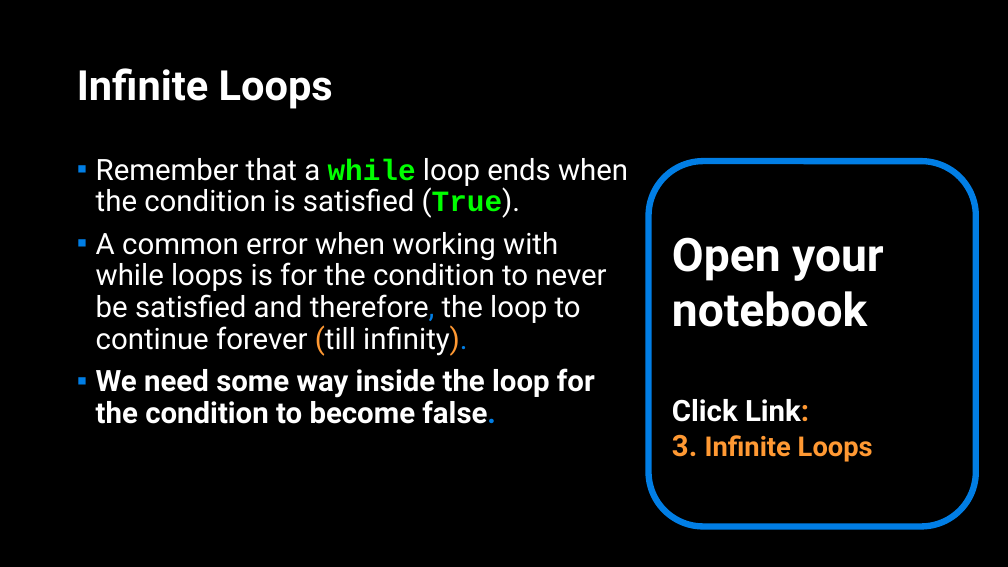
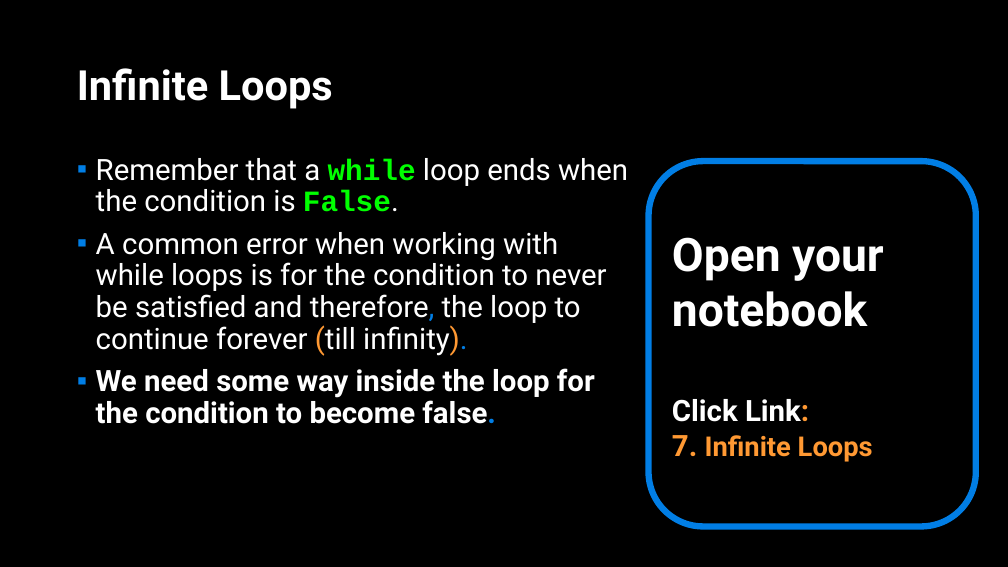
Before and after one commit to APS106/APS106-winter-2023-kinsella-goodfellow, a slide deck: slide 72 of lectures/week4/lecture1/slides/week4_lecture1.pptx (slide 23 before the commit). Drawn at 1008x567 pixels with LibreOffice and Linux fonts; fonts in the diff are those of the drawing; background and template pictures are left out. Boxes give left, top, right and bottom in pixels: in the first picture for what was removed or moved away, otherwise in the second. Text is boxed around its words. In the diff, an @@ line names an element or a change of style, - is before the commit and + after.

```diff
--- a/lectures/week4/lecture1/slides/week4_lecture1.pptx
+++ b/lectures/week4/lecture1/slides/week4_lecture1.pptx
@@ text at [96, 158, 628, 212]: text changed @@
-▪ Remember that a while loop ends when the condition is satisfied (True).
+▪ Remember that a while loop ends when the condition is False.
@@ text in rounded rectangle at [672, 435, 873, 462]: text changed @@
-3. Infinite Loops
+7. Infinite Loops
```
Also in this commit, not shown: 17 other slides changed, 48 slides added, 7 slides removed, 11 other files.
